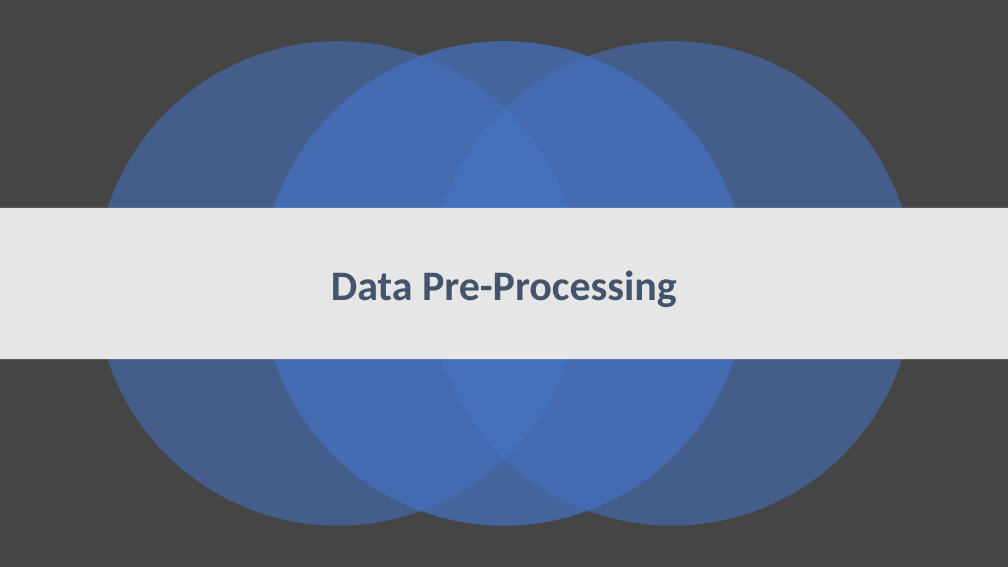
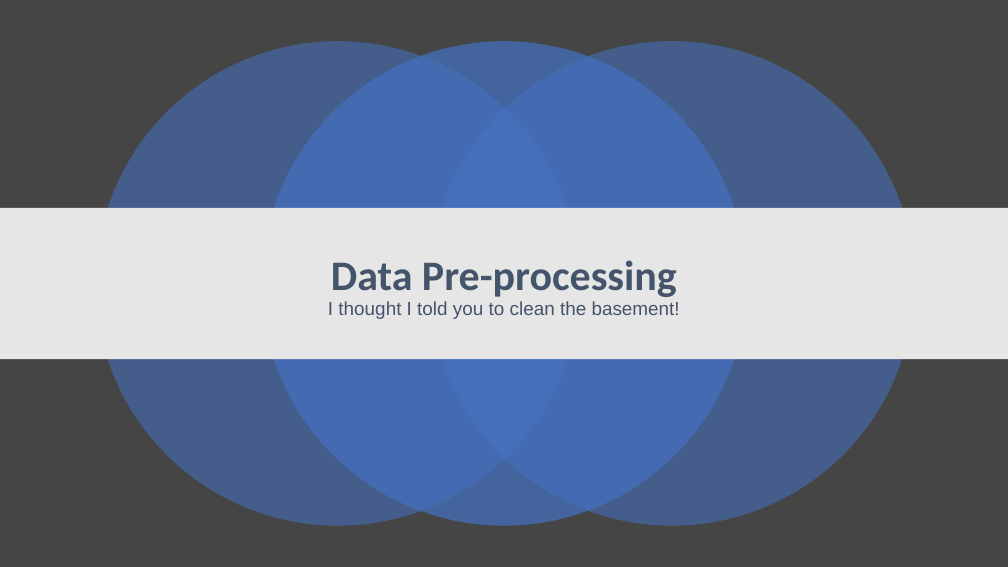
Before and after one commit to manasagodkhindi/AmesHousingPrediction, a slide deck: slide 11 of HousingPricesPresentations.pptx. Drawn at 1008x567 pixels with LibreOffice and Linux fonts; fonts in the diff are those of the drawing. Boxes give left, top, right and bottom in pixels: in the first picture for what was removed or moved away, otherwise in the second. Text is boxed around its words. In the diff, an @@ line names an element or a change of style, - is before the commit and + after.

Commit message:
latest

```diff
--- a/HousingPricesPresentations.pptx
+++ b/HousingPricesPresentations.pptx
@@ title at (328,260,680,319): text changed; size 40 to 18 pt; font Calibri to Arial; bold off @@
-Data Pre-Processing
+Data Pre-processing
+I thought I told you to clean the basement!
```
Also in this commit, not shown: 5 other slides changed, 12 slides added, 4 slides removed.
